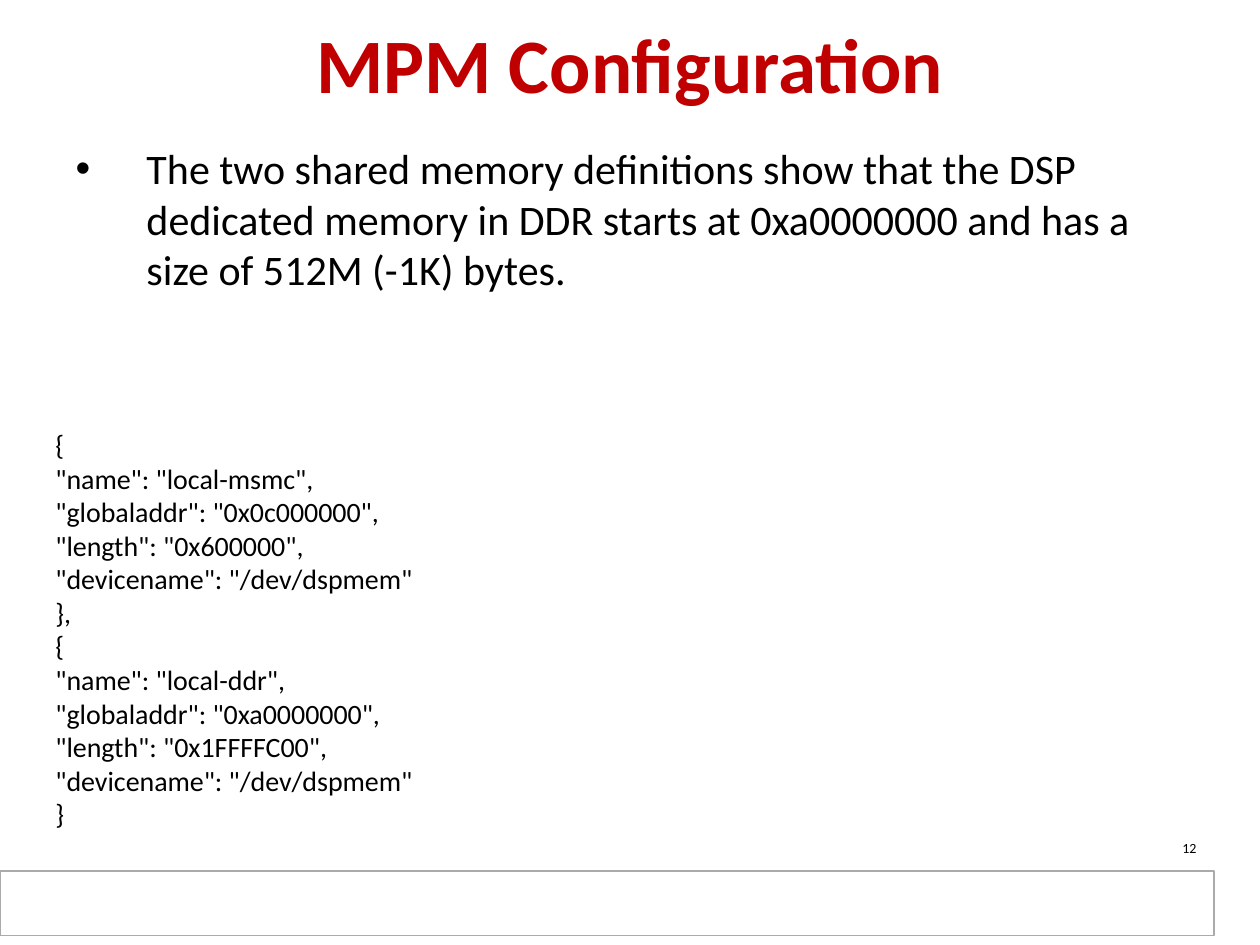
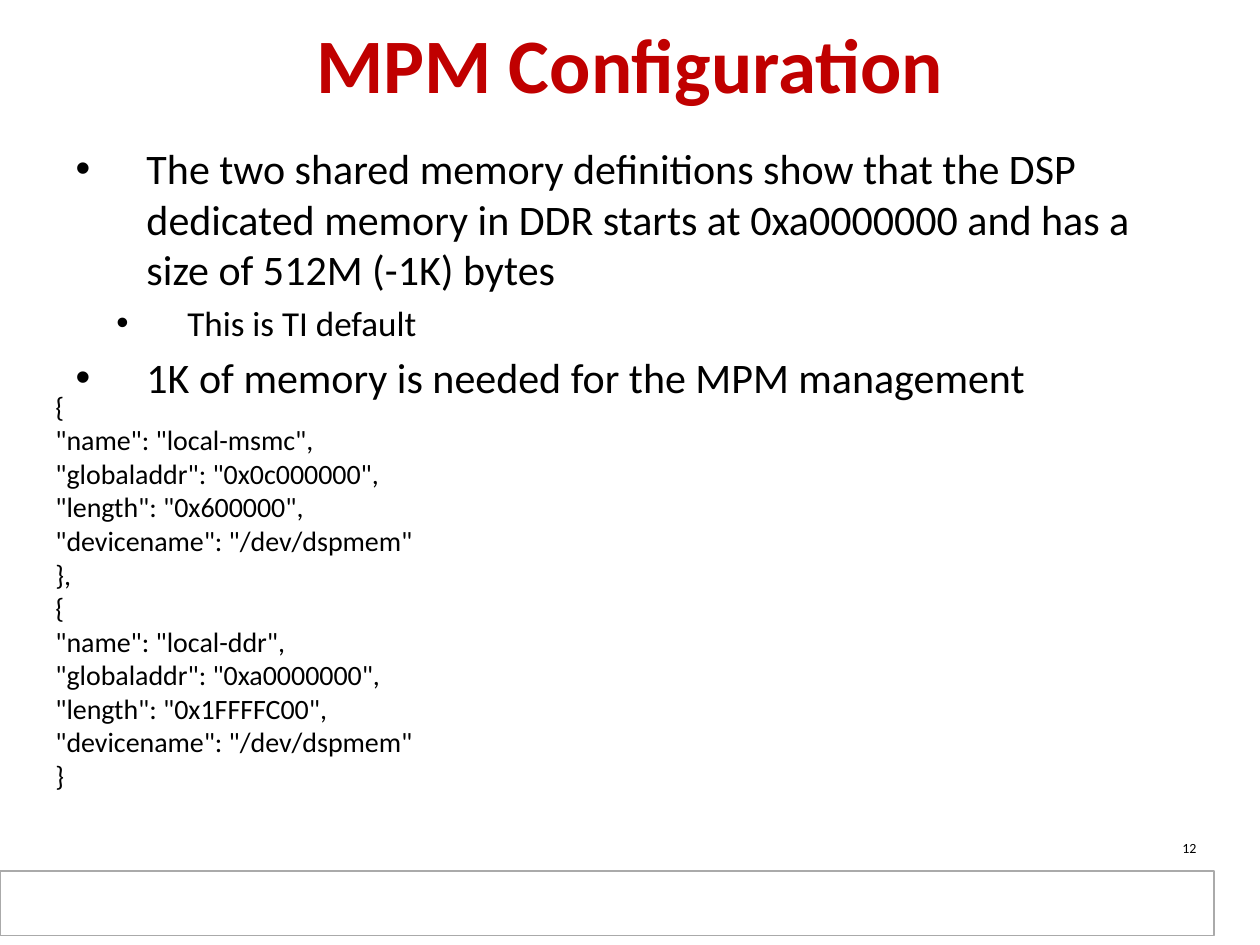
Before and after one commit to hari1989/keystone-workshop, a slide deck: slide 12 of slides/KeyStone ARM DSP.pptx. Drawn at 1260x945 pixels with LibreOffice and Linux fonts; fonts in the diff are those of the drawing; background and template pictures are left out. Boxes give left, top, right and bottom in pixels: in the first picture for what was removed or moved away, otherwise in the second. Text is boxed around its words. In the diff, an @@ line names an element or a change of style, - is before the commit and + after.

```diff
--- a/slides/KeyStone ARM DSP.pptx
+++ b/slides/KeyStone ARM DSP.pptx
@@ text at bbox=[146, 154, 1129, 401]: text changed @@
-• The two shared memory definitions show that the DSP dedicated memory in DDR starts at 0xa0000000 and has a size of 512M (-1K) bytes.
+• The two shared memory definitions show that the DSP dedicated memory in DDR starts at 0xa0000000 and has a size of 512M (-1K) bytes
+  • This is TI default
+• 1K of memory is needed for the MPM management
@@ text "{": place and size @@
-text "{" at bbox=[55, 469, 413, 796]
+text "{" at bbox=[55, 430, 413, 757]
```
Also in this commit, not shown: 2 other slides changed, 5 slides added, 2 slides removed.
